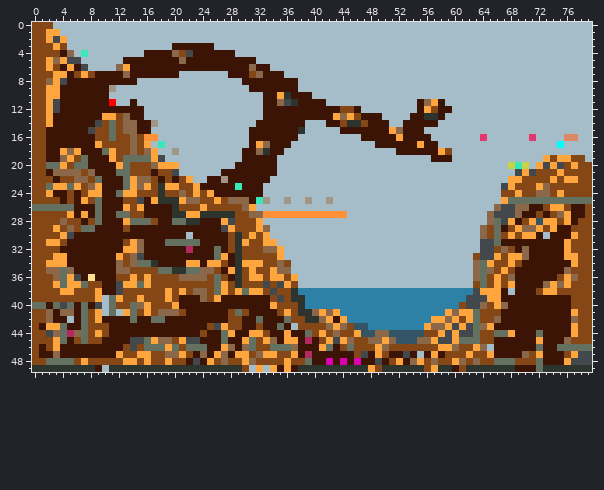
A sprite sheet gets an edit: Maps/newcycle/NoahTheLegend_Avalanche.png. That is the earlier state.
The file is 80x50 pixels.
The same view after the edit:
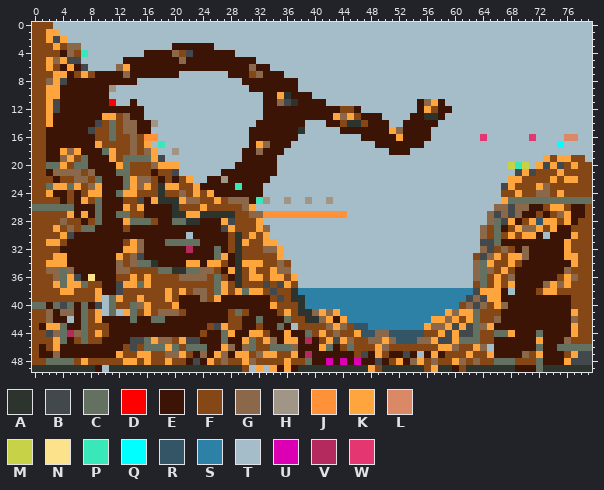
Palette (. is transparent): A #2d342d  B #42484b  C #647160  D #ff0000  E #3b1406  F #844715  G #8b6849  H #a19585  J #ff9239  K #fea53d  L #db8867  M #c8d246  N #fbe28b  P #38e8b8  Q #00ffff  R #335566  S #2e81a6  T #a5bdc8  U #dc00b4  V #b42a5e  W #e43771
Diff:
@@ x 3..8 @@
  2 BKTTTT
- 3 KFTTTT
- 4 FEGTPT
+ 3 KFGGTT
+ 4 FEGFPT
  5 GKBBTT
@@ x 31..61 @@
 14 TEEEEEEETTTEEFAAFEEETTEEEEETTTT
-15 EEEEEEEATTTTTEEEEEEEKGEEETTTTTT
+15 EEEEEEEATTTTTEEEEEEEKGEEEETTTTT
 16 EEEEEEETTTTTTTTTEEEEEKEEEETTTTT
-17 EKGEEETTTTTTTTTTTTEEEEEEKEETTTT
-18 EGAEETTTTTTTTTTTTTTTTEEEEEEKFTT
-19 EEEETTTTTTTTTTTTTTTTTTTTTTEEETT
+17 EKGEEETTTTTTTTTTTTEEEEEEETTTTTT
+18 EGEEETTTTTTTTTTTTTTTEEETTTTTTTT
+19 EEEETTTTTTTTTTTTTTTTTTTTTTTTTTT
 20 EEEETTTTTTTTTTTTTTTTTTTTTTTTTTT
@@ x 65..69 @@
 25 TTKCC
-26 TGBBG
-27 GBBBG
+26 TGGBG
+27 GBGBG
 28 GCBKE
@@ x 62..67 @@
 31 TTBBCE
-32 TTBBFG
-33 TFBBKF
+32 TTGBFG
+33 TFBGKF
 34 TGCKFF
@@ x 60..65 @@
 38 SSSBKK
-39 SSBBBK
-40 SFBBGF
+39 SSBGBK
+40 SFGBGF
 41 GKKCFF
Changed places in both pictures, as pixel boxes (x1, y1, x2, y2):
changed: (67, 43, 81, 57)
changed: (389, 127, 452, 162)
changed: (263, 148, 270, 155)
changed: (480, 204, 508, 260)
changed: (466, 295, 480, 309)
